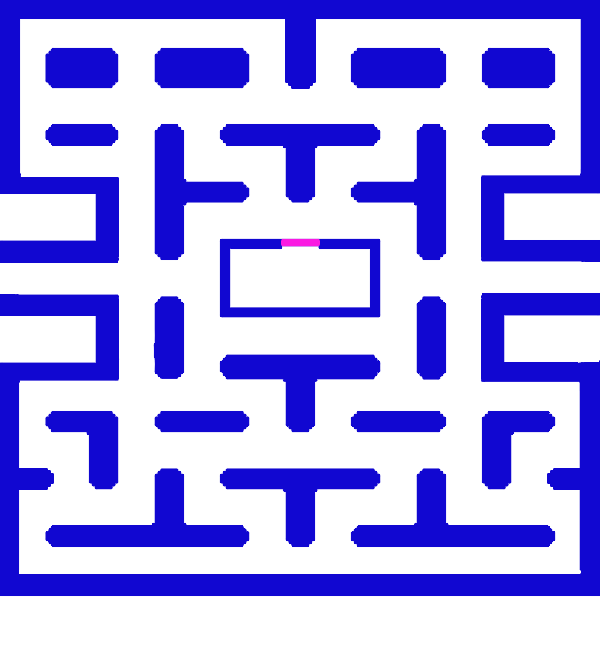
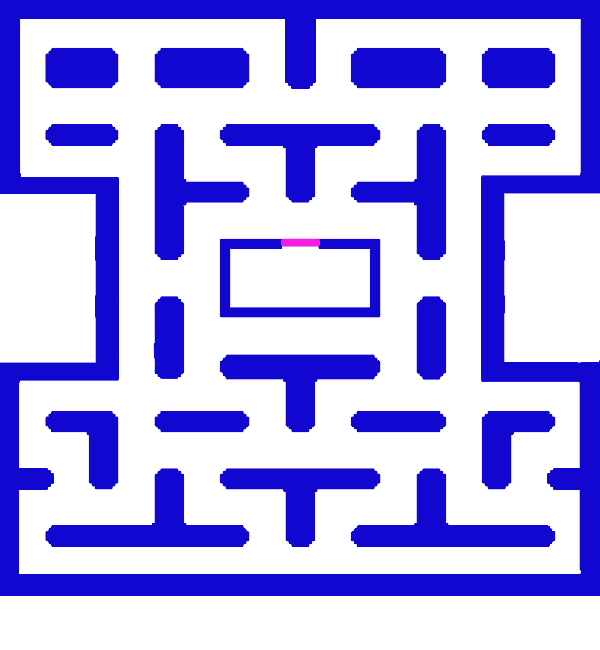
Before/after of a 600x650 layered artwork. What changed in the layer stack:
added layer "Layer 10" above "Layer 7" over [96, 257, 119, 299]
painted on "Layer 7" over [0, 240, 600, 356]
